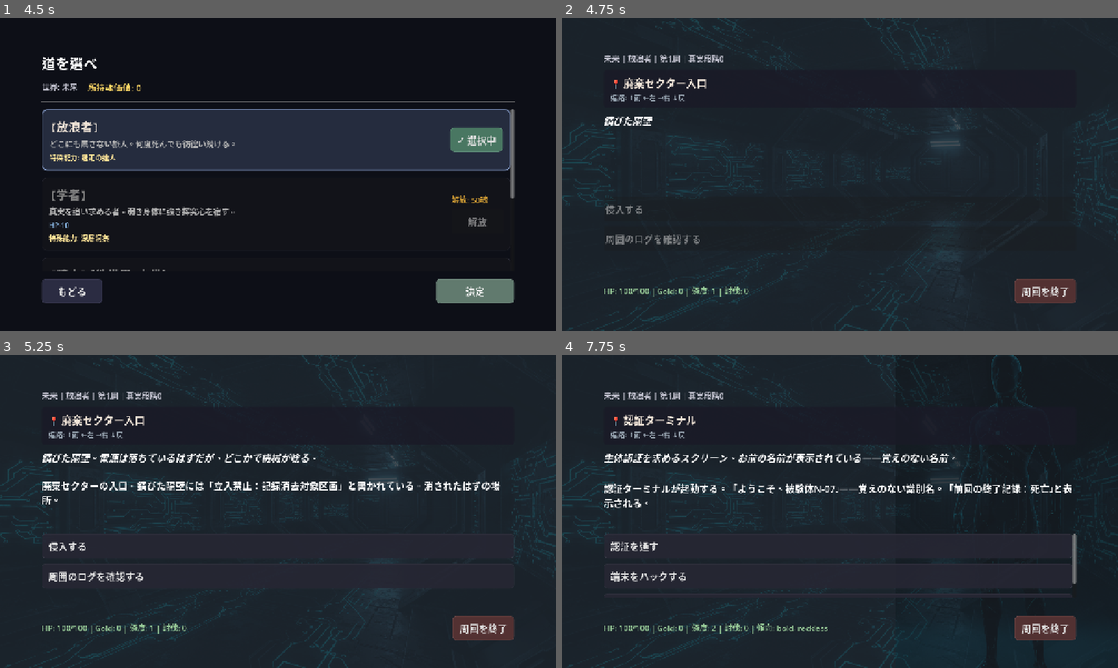
Above: before the commit, frames 1-4 (two rows, left to right).
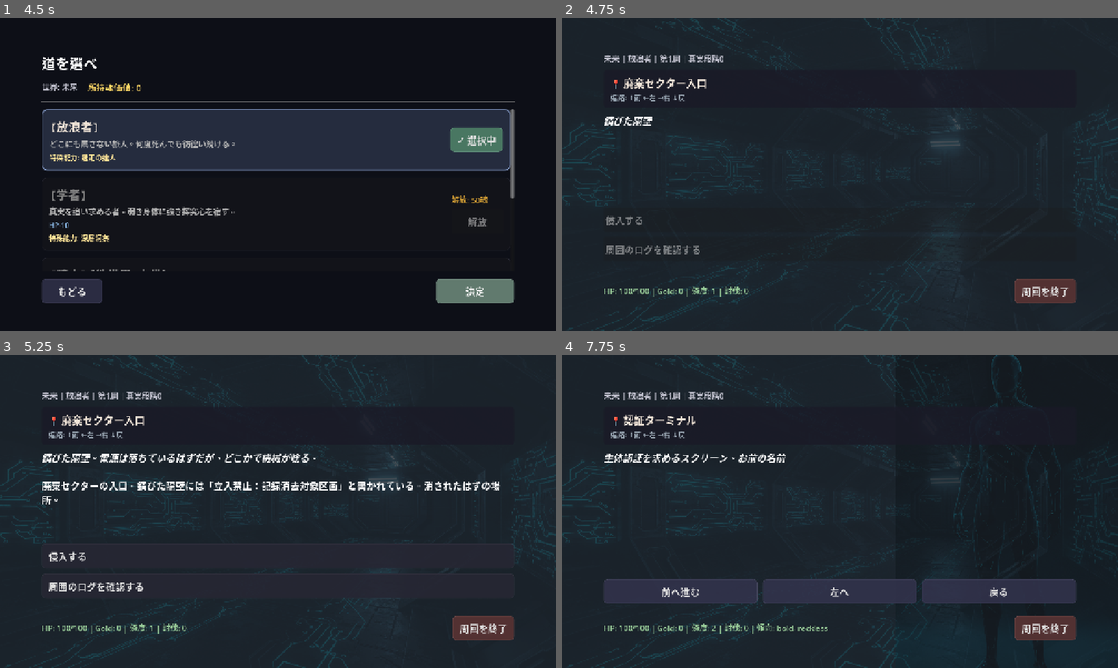
Above: after the commit, the same moments.

Repository: yozzzo/residue
Game: Godot game, scene res://scenes/Main.tscn
The game is run twice, just before and just after one commit, with the same random seed, the same clock (stepped at 60 frames per second) and the same inputs.
Inputs (mouse positions are in pixels of both pictures, inside the frame that each line leads up to):
- Up to frame 1 (4.5 s): click "はじめる" at 0.5 s; click (278, 146) at 1.27 s; click "✓ 選択中" at 2 s; click "もどる" at 2.75 s; click (278, 199) at 3.52 s; click "決定" at 4.25 s
- Up to frame 2 (4.75 s): no input
- Up to frame 3 (5.25 s): tap Enter at 5 s; move the mouse to (400, 495) at 5.02 s; click (400, 495) at 5.17 s
- Up to frame 4 (7.75 s): click "侵入する" at 5.75 s; click "前へ進む" at 6.5 s; tap Space at 7.25 s; move the mouse to (728, 527) at 7.27 s; click (728, 527) at 7.42 s

Frame 1 is identical in both runs. In frame 2, 0.7% of the frame differs, in the area x 7-25%, y 59-76%; in frame 3, 0.8%; in frame 4, 5.1%, in the area x 7-93%, y 31-80%.
Error in both runs: Invalid access to property or key 'run_ended' on a base object of type 'Nil'. (res://scripts/Main.gd:66)

Commit message:
Remove ScrollContainer from choices - all choices visible without scrolling

Diff:
--- a/scenes/RunScreen.tscn
+++ b/scenes/RunScreen.tscn
@@ -80,7 +80,7 @@
 text = "進路: ↑前 ←左 →右"
 
 [node name="BodyText" type="RichTextLabel" parent="Margin/Root"]
-custom_minimum_size = Vector2(0, 180)
+custom_minimum_size = Vector2(0, 120)
 layout_mode = 2
 size_flags_vertical = 3
 theme_override_font_sizes/normal_font_size = 22
@@ -89,14 +89,8 @@
 bbcode_enabled = true
 text = ""
 
-[node name="ScrollChoices" type="ScrollContainer" parent="Margin/Root"]
-custom_minimum_size = Vector2(0, 0)
+[node name="Choices" type="VBoxContainer" parent="Margin/Root"]
 layout_mode = 2
-size_flags_vertical = 3
-
-[node name="Choices" type="VBoxContainer" parent="Margin/Root/ScrollChoices"]
-layout_mode = 2
-size_flags_horizontal = 3
 theme_override_constants/separation = 12
 
 [node name="Navigation" type="HBoxContainer" parent="Margin/Root"]
--- a/scripts/RunScreen.gd
+++ b/scripts/RunScreen.gd
@@ -8,7 +8,7 @@
 @onready var location_label: Label = $Margin/Root/LocationPanel/LocationVBox/LocationName
 @onready var direction_label: Label = $Margin/Root/LocationPanel/LocationVBox/DirectionInfo
 @onready var body_text: RichTextLabel = $Margin/Root/BodyText
-@onready var choices_box: VBoxContainer = $Margin/Root/ScrollChoices/Choices
+@onready var choices_box: VBoxContainer = $Margin/Root/Choices
 @onready var navigation_box: HBoxContainer = $Margin/Root/Navigation
 @onready var status_label: Label = $Margin/Root/Bottom/StatusLabel
 @onready var exit_button: Button = $Margin/Root/Bottom/ExitRunButton
